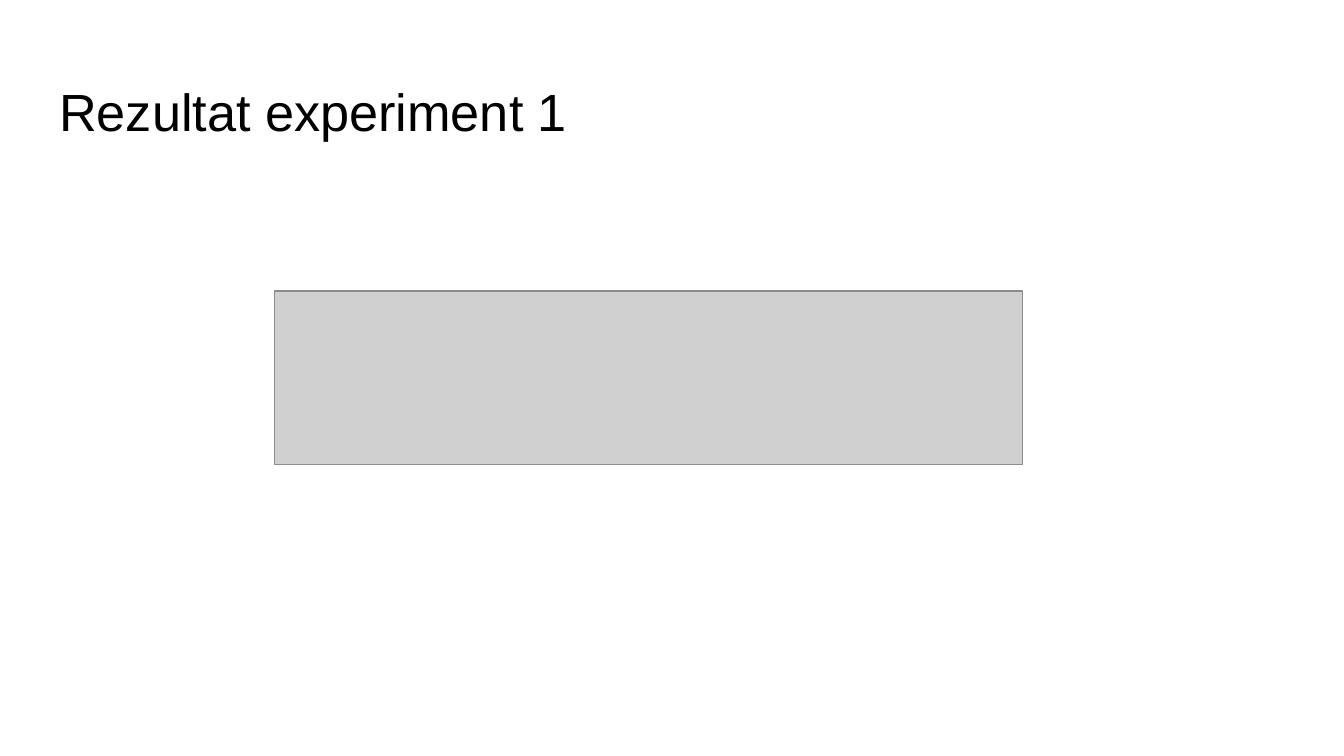
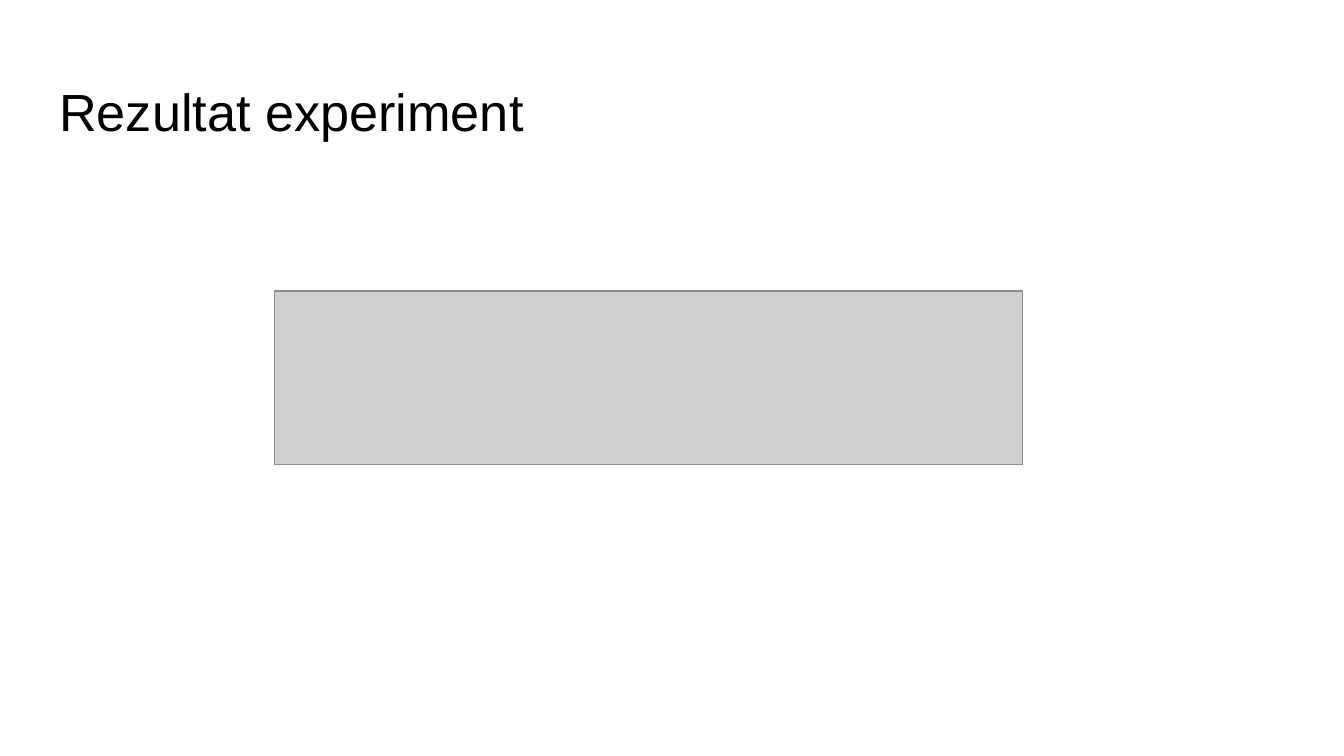
Before and after one commit to cosminchiriac97/ouroboros, a slide deck: slide 12 of Prezentare.pptx (slide 11 before the commit). Drawn at 1344x756 pixels with LibreOffice and Linux fonts; fonts in the diff are those of the drawing; grey boxes stand for pictures. Boxes give left, top, right and bottom in pixels: in the first picture for what was removed or moved away, otherwise in the second. Text is boxed around its words. In the diff, an @@ line names an element or a change of style, - is before the commit and + after.

```diff
--- a/Prezentare.pptx
+++ b/Prezentare.pptx
@@ title at (x1=59, y1=93, x2=523, y2=141): text changed @@
-Rezultat experiment 1
+Rezultat experiment
```
Also in this commit, not shown: 6 other slides changed, 1 slide added, 1 other file.
